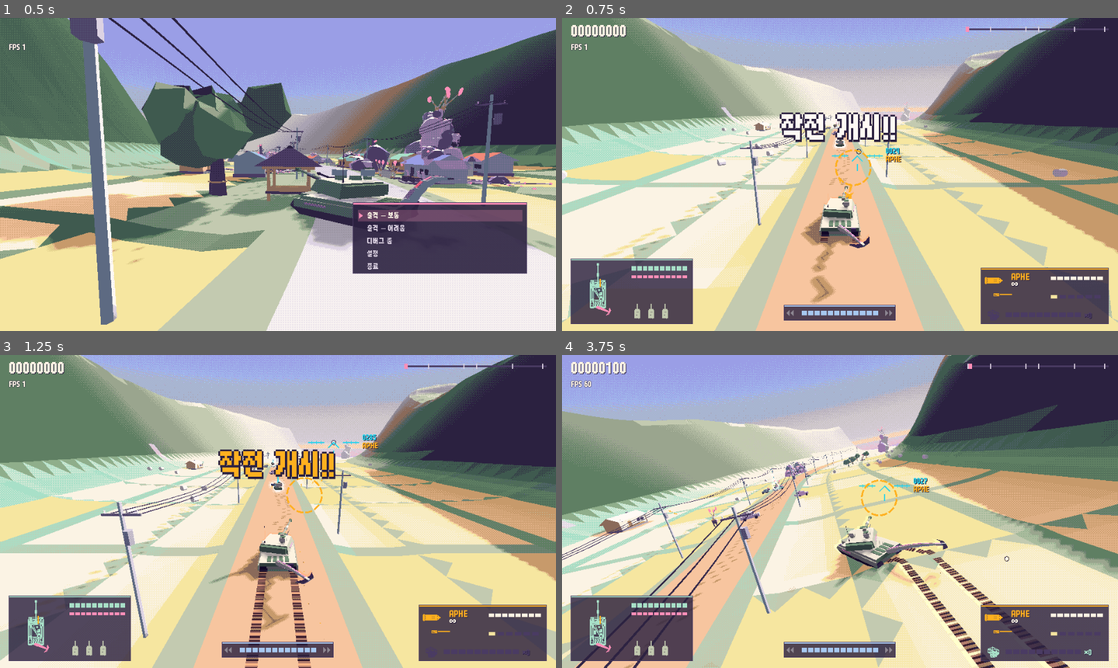
Above: before the commit, frames 1-4 (two rows, left to right).
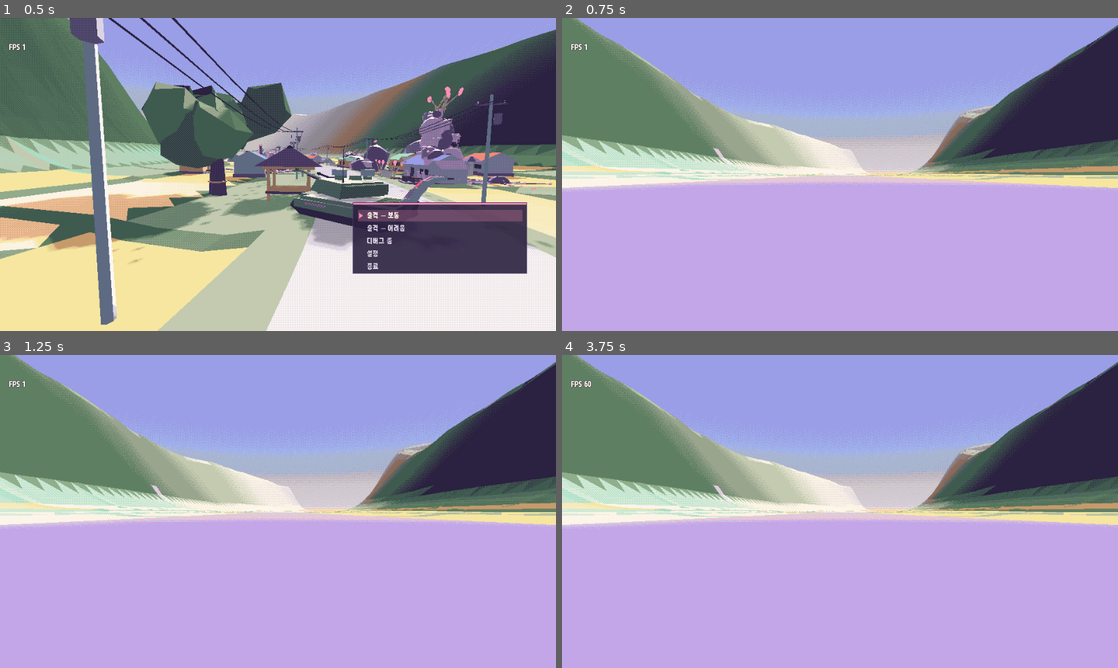
Above: after the commit, the same moments.

Repository: scarf005/orca-class
Game: Godot game, scene res://scenes/main.tscn
Same seed, same stepped clock (60 frames per second), same inputs: the game is played once before the commit and once after it.
Inputs (mouse positions are in pixels of both pictures, inside the frame that each line leads up to):
- Up to frame 1 (0.5 s): no input
- Up to frame 2 (0.75 s): tap Enter (ui_accept) at 0.5 s; drag from (840, 174) to (895, 105) at 0.52 s
- Up to frame 3 (1.25 s): no input
- Up to frame 4 (3.75 s): drag from (728, 527) to (812, 574) at 1.27 s; move the mouse to (895, 442) at 2.02 s; hold D (move_right) 2.03-2.75 s; hold E 2.03-2.75 s; drag from (812, 574) to (673, 464) at 2.77 s; move the mouse to (1006, 558) at 3.52 s; hold A (move_left) from 3.53 s (still down); hold Shift from 3.53 s (still down)

Frame 1 is identical in both runs. In frame 2, 83% of the frame differs, in the area x 0-100%, y 0-100%; in frame 3, 83%; in frame 4, 88%.
Error before the commit: Cannot call method 'set_input_as_handled' on a null value. (res://scripts/ui/menu.gd:126)
Error after the commit: Parse Error: Could not find type "GnatSwarm" in the current scope. (res://scripts/player/tank.gd:1013)

Commit message:
feat: add stage 2 canal leech
Assisted-by: pi:gpt-5.6-luna
Co-authored-by: chatgpt-codex-connector[bot] <199175422+chatgpt-codex-connector[bot]@users.noreply.github.com>

Diff:
--- /dev/null
+++ b/scripts/enemies/canal_leech.gd
@@ -0,0 +1,121 @@
+class_name CanalLeech
+extends Enemy
+## A flat pink leech that stays below the waterline, races in as bubbles, and clamps to the hull.
+## It cannot acquire a tank on a dry dike. While latched it drains armour and slows strafing.
+
+enum State { HIDDEN, TELEGRAPH, LATCHED }
+const TELEGRAPH_TIME := 0.65
+const LATCH_DPS := 2.6
+
+var state := State.HIDDEN
+var latched := false
+var _state_time := 0.0
+var _cooldown := 0.0
+var _body: MeshInstance3D
+var _eye_material := StandardMaterial3D.new()
+
+func _init() -> void:
+	super()
+	max_hp = 7.0
+	hp = max_hp
+	radius = 0.9
+	center_height = 0.3
+	stabbable = true
+	score = 220
+	debris = [Fx.Debris.FLESH, Fx.Debris.SPORE]
+	weakness = {Hit.Kind.BLAST: 1.7, Hit.Kind.TAIL: 3.0, Hit.Kind.FIRE: 1.5}
+	despawn_behind = 15.0
+
+func build() -> void:
+	var b := LowPoly.new()
+	b.flesh = true
+	b.blob(Transform3D(Basis().scaled(Vector3(1.0, 0.3, 1.8)), Vector3(0, 0.22, 0)), 0.8, Palette.FUNGUS, 1, 0.25, 9)
+	b.blob(Transform3D(Basis(), Vector3(0, 0.28, -0.55)), 0.35, Palette.BLUSH, 0, 0.15, 2)
+	b.glow = true
+	b.box(Transform3D(Basis(), Vector3(0, 0.46, -0.7)), Vector3(0.15, 0.08, 0.12), Palette.RED)
+	_body = MeshInstance3D.new()
+	_body.mesh = b.mesh()
+	model.add_child(_body)
+	_eye_material.shading_mode = BaseMaterial3D.SHADING_MODE_UNSHADED
+	_eye_material.albedo_color = Palette.RED
+	_body.material_override = _eye_material
+	var surface := Water.surface_at(global_position)
+	if surface > -INF:
+		global_position.y = surface - 0.38
+
+func _wet_at(point: Vector3) -> bool:
+	return Water.surface_at(point) > Course.height_at(point) + 0.04
+
+func behave(delta: float) -> void:
+	_state_time += delta
+	_cooldown = maxf(0.0, _cooldown - delta)
+	var tank := player()
+	if tank == null:
+		return
+	if state == State.HIDDEN:
+		var to_tank := tank.global_position - global_position
+		to_tank.y = 0.0
+		if to_tank.length() < 34.0 and _wet_at(tank.global_position) and _wet_at(global_position) and _cooldown <= 0.0:
+			state = State.TELEGRAPH
+			_state_time = 0.0
+			Sfx.play("leech_ripple", global_position)
+			World.current.fx.marker(tank.global_position, 1.2, TELEGRAPH_TIME, Palette.TEAL)
+	elif state == State.TELEGRAPH:
+		var target := tank.global_position
+		if not _wet_at(target):
+			state = State.HIDDEN
+			_state_time = 0.0
+			return
+		var direction := (target - global_position)
+		direction.y = 0.0
+		global_position += direction.normalized() * 18.0 * delta
+		var surface := Water.surface_at(global_position)
+		if surface > -INF:
+			global_position.y = surface - 0.2
+		_body.scale = Vector3.ONE * (1.0 + sin(_state_time * 35.0) * 0.16)
+		World.current.fx.splash(global_position, 0.7, maxf(surface, global_position.y))
+		if _state_time >= TELEGRAPH_TIME:
+			_latch(tank)
+	elif state == State.LATCHED:
+		if tank.dead or not is_instance_valid(tank):
+			detach()
+			return
+		global_position = tank.global_position + Vector3(0, 0.55, 1.8)
+		var hit := Hit.make(Hit.Kind.BULLET, LATCH_DPS * delta, tank.hit_center(), Vector3.UP)
+		hit.caliber = 0
+		hit.source = self
+		tank.take_hit(hit)
+		World.current.fx.sparks(global_position, Vector3.UP, 2, Palette.FUNGUS)
+		if fmod(age, 0.5) < delta:
+			Sfx.play("leech_latch", global_position)
+
+func _latch(tank: Tank) -> void:
+	if not _wet_at(tank.global_position):
+		state = State.HIDDEN
+		_cooldown = 1.0
+		return
+	state = State.LATCHED
+	latched = true
+	set_meta("leech_latched", true)
+	global_position = tank.global_position + Vector3(0, 0.55, 1.8)
+	World.current.fx.splash(global_position, 1.2, Water.surface_at(global_position))
+	Sfx.play("leech_latch", global_position)
+
+func detach() -> void:
+	latched = false
+	set_meta("leech_latched", false)
+	state = State.HIDDEN
+	_cooldown = 1.2
+	_state_time = 0.0
+
+func interrupt() -> void:
+	super()
+	if latched:
+		detach()
+
+func on_death(hit: Hit) -> void:
+	latched = false
+	set_meta("leech_latched", false)
+	World.current.fx.splash(global_position, 1.5, maxf(Water.surface_at(global_position), global_position.y))
+	Sfx.play("leech_pop", global_position)
+	super(hit)
--- a/scripts/player/tank.gd
+++ b/scripts/player/tank.gd
@@ -237,9 +237,12 @@
 
 ## Top strafe speed scale: 1 on dry ground, less wading.
 func water_factor() -> float:
-	if water_depth > Water.DEEP:
-		return DEEP_SPEED
-	return WADE_SPEED if water_depth > 0.0 else 1.0
+	var factor := DEEP_SPEED if water_depth > Water.DEEP else (WADE_SPEED if water_depth > 0.0 else 1.0)
+	# A latched canal leech only drags the lateral drive; the rail cruise remains unchanged.
+	for enemy in World.current.enemies:
+		if enemy.get_meta("leech_latched", false):
+			factor *= 0.55
+	return factor
 
 
 ## Acceleration scale: wading drags like the top speed, mud lets go of the ground.
@@ -1005,6 +1008,10 @@
 		return (entity as FpvDrone).state != FpvDrone.State.APPROACH and distance < 9.0
 	if entity is Crawler:
 		return (entity as Crawler).state != Crawler.State.RUN and distance < 7.0
+	if entity is CanalLeech:
+		return (entity as CanalLeech).latched and distance < 8.0
+	if entity is GnatSwarm:
+		return (entity as GnatSwarm).state != GnatSwarm.State.CLOUD and distance < 8.0
 	return false
 
 
@@ -1055,6 +1062,12 @@
 		Tail.State.STAB:
 			if is_instance_valid(_grab_target) and _grab_target is Entity:
 				var enemy := _grab_target as Entity
+				if enemy is HeronWalker and (enemy as HeronWalker).fallen:
+					(enemy as HeronWalker).throw_from_tail()
+					_grab_target = null
+					tail.set_state(Tail.State.IDLE)
+					tail.start_cooldown()
+					return
 				var stab := Hit.make(Hit.Kind.TAIL, 75.0, tail.claw_position(), (enemy.hit_center() - global_position).normalized())
 				stab.stagger = 1.4
 				stab.source = self
Not shown, added: scripts/enemies/canal_leech.gd.uid
